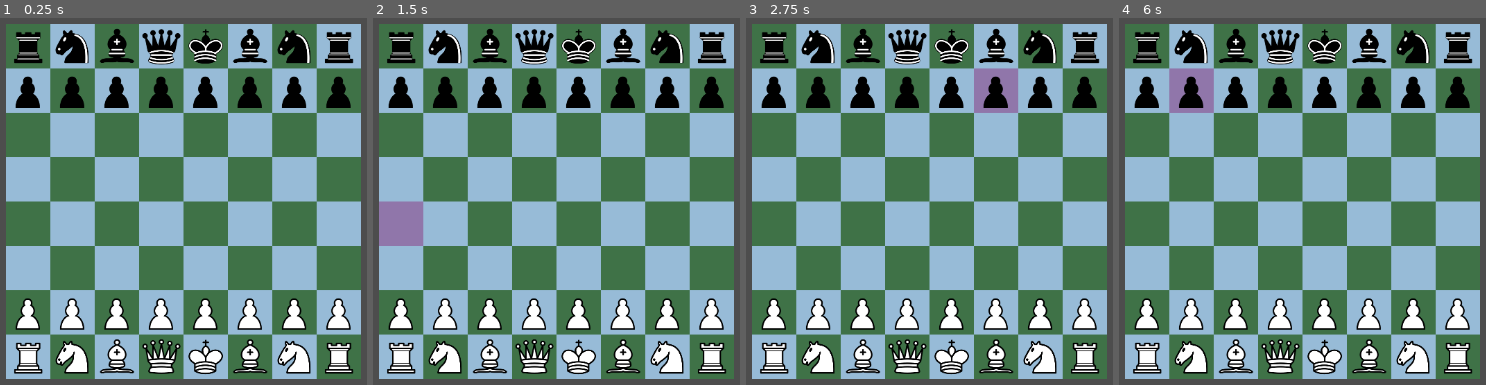
Above: before the commit, frames 1-4 (left to right).
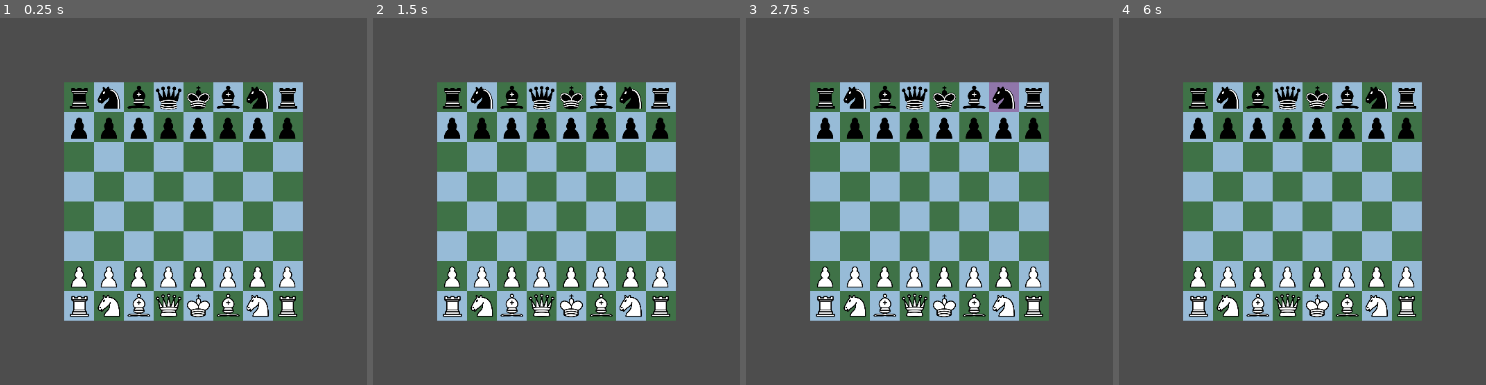
Above: after the commit, the same moments.

Repository: Steammake3/ChessV2
Game: Godot game, scene res://Scenes/board.tscn
Same seed, same stepped clock (60 frames per second), same inputs: the game is played once before the commit and once after it. The engine's default icon, where the game draws it, is replaced by a stand-in: a white triangle on a blue panel in a dark square.
Inputs (mouse positions are in pixels of both pictures, inside the frame that each line leads up to):
- Up to frame 1 (0.25 s): no input
- Up to frame 2 (1.5 s): tap Enter at 0.5 s; move the mouse to (732, 179) at 0.52 s; click (732, 179) at 0.67 s; tap Space at 1.25 s; move the mouse to (395, 223) at 1.27 s; click (395, 223) at 1.42 s
- Up to frame 3 (2.75 s): tap Enter at 2 s; move the mouse to (1010, 102) at 2.02 s; click (1010, 102) at 2.17 s
- Up to frame 4 (6 s): tap Space at 2.75, 4.25 s; move the mouse to (1262, 289) at 2.77 s; click (1262, 289) at 2.92 s; tap Enter at 3.5 s; move the mouse to (outside the picture) at 3.52 s; click (outside the picture) at 3.67 s; move the mouse to (outside the picture) at 4.27 s; click (outside the picture) at 4.42 s; move the mouse to (1342, 201) at 5.02 s; click (1342, 201) at 5.17 s; move the mouse to (1181, 87) at 5.77 s; click (1181, 87) at 5.92 s

The runs differ from the first frame. In frame 1, 75% of the frame differs, in the area x 1-99%, y 1-99%; in frame 2, 75%; in frame 3, 75%; in frame 4, 76%.

Commit message:
Did move choosing, promo rn is locked to Queen
Must add promo dialog (most likely it will just be a UI on top, not a moving one that spawns in

Diff:
--- a/Scenes/board.tscn
+++ b/Scenes/board.tscn
@@ -6,6 +6,7 @@
 script = ExtResource("1_tnbny")
 
 [node name="Camera2D" type="Camera2D" parent="."]
+zoom = Vector2(0.67, 0.67)
 
 [node name="Areas" type="Node2D" parent="."]
 
--- a/Scriptures/board.gd
+++ b/Scriptures/board.gd
@@ -4,14 +4,19 @@
 @export_color_no_alpha var light = Color("97bbd7")
 @export_color_no_alpha var dark = Color("3f7247")
 @export var TILE_SIZE : int = 64
+@export var animation_time : float = 1.0
+@export var SZ_STRONG : float = 0.125
+@export var variable_speed : bool = true
 
 const FEN : String = "rnbqkbnr/pppppppp/8/8/8/8/PPPPPPPP/RNBQKBNR w KQkq - 0 1"
 const tiler = preload("res://Scenes/tile_base.tscn")
 const piecer = preload("res://Scenes/physical_piece.tscn")
 
 var Game := GameState.new(FEN)
+var en_passant_handled := false
 var selection : int
 signal clear_prev_select(id : int)
+signal general_select(id : int)
 
 func setup_beginning():
 	var ts = TILE_SIZE
@@ -35,7 +40,7 @@
 	piece.position = Vector2((j-4)*ts+ts/2.0, (3-i)*ts+ts/2.0)
 	piece.name = "At%d" % (8*i+j)
 	piece.scale = Vector2(ts/170.0*scalar, ts/171.0*scalar)
-	piece.piece = int(Game.board[8*i+j])
+	piece.set_piece(int(Game.board[8*i+j]))
 	return piece
 
 func _draw() -> void:
@@ -43,25 +48,85 @@
 	for i in range(8):
 		for j in range(8):
 			draw_rect(Rect2((i-4)*ts, (j-4)*ts, ts, ts), light if (i+j)%2 else dark)
-	if Game.en_passant != -1:
+	if Game.en_passant != -1 and not en_passant_handled:
 		var piece : PhysicalPiece = new_piece_at(int(Game.en_passant / 8.0), Game.en_passant%8, ts, 0.5)
+		piece.name = "AtEP"
+		piece.en_passant_repr = Game.en_passant
 		piece.modulate.a = 0.5
 		const Pieces = PhysicalPiece.Pieces
-		piece.piece = Pieces.Pawn | (Pieces.Black if Game.en_passant>31 else Pieces.White)
+		piece.set_piece(Pieces.Pawn | (Pieces.Black if Game.en_passant>31 else Pieces.White))
 		piece.rotation  = TAU/2.0
 		$Pieces.add_child(piece)
+		en_passant_handled = true
+	if Game.en_passant==-1 and en_passant_handled:
+		get_node("Pieces/AtEP").queue_free()
+		en_passant_handled = false
 
 func _ready() -> void:
 	Game.position_changed.connect(_on_position_changed)
 	clear_prev_select.connect(_on_select_cleared)
+	general_select.connect(_on_general_selection)
 	setup_beginning()
 	print(Game.repr())
 
-func _on_position_changed():
-	#TODO : Do piece moving logic
-	pass
+func _on_position_changed(explicit_moves, promod):
+	if promod>0:
+		await move_piece(explicit_moves[0])
+		get_node("Pieces/At%d" % explicit_moves[0].end_sq).set_piece(promod)
+	elif promod==-1:
+		for move in explicit_moves: move_piece(move)
+	elif promod==0:
+		await move_piece(explicit_moves[0])
+		var piece : PhysicalPiece = new_piece_at(int(Game.en_passant / 8.0), Game.en_passant%8, TILE_SIZE, 0.5)
+		piece.name = "AtEP"
+		piece.en_passant_repr = Game.en_passant
+		piece.modulate.a = 0.5
+		const Pieces = PhysicalPiece.Pieces
+		piece.set_piece(Pieces.Pawn | (Pieces.Black if Game.en_passant>31 else Pieces.White))
+		piece.rotation  = TAU/2.0
+		$Pieces.add_child(piece)
 
 func _on_select_cleared(post):
-	if post==-1: return
+	if post==-1: selection=-1; return
 	if Helper.color_of_piece(Game.board[post])==Game.current_move:
 		selection = post
+
+func _on_general_selection(post):
+	if selection!=-1:
+		Game.playmove(Move.new(selection, post))
+		emit_signal("clear_prev_select", -1)
+
+func move_piece(move : Move):
+	var ts = TILE_SIZE
+	var start_piece = get_node("Pieces/At%d" % move.start_sq)
+	var o_scale = start_piece.scale
+
+	var end_vec = Helper.index_to_vec(move.end_sq)
+	end_vec = Vector2((end_vec.x-4)*ts+ts/2.0, (3-end_vec.y)*ts+ts/2.0)
+	var anim_time = Helper.index_to_vec(move.end_sq).distance_to(Helper.index_to_vec(move.start_sq))
+	var x = anim_time/(8*sqrt(2))
+	anim_time = animation_time/(1-0.3*(1-x)*(1-x)) if variable_speed else animation_time
+
+	var tween = create_tween().set_parallel(true)
+	tween.tween_property(start_piece, "position", end_vec, anim_time) \
+		.set_trans(Tween.TRANS_CUBIC).set_ease(Tween.EASE_IN_OUT)
+	#Scale bruh
+	tween.tween_method(
+		func(x):
+			if not start_piece: return
+			var factor = 1 + SZ_STRONG - 16 * SZ_STRONG * pow(x - 0.5, 4)
+			start_piece.scale = o_scale * factor,
+	0.0, 1.0, anim_time).set_trans(Tween.TRANS_LINEAR).set_ease(Tween.EASE_IN_OUT)
+
+	await tween.finished
+	var captured = get_node_or_null("Pieces/At%d" % move.end_sq)
+	var en_passnt = get_node_or_null("Pieces/AtEP")
+	if en_passnt:
+		if move.end_sq==en_passnt.en_passant_repr:
+			get_node("Pieces/AtEP").queue_free()
+	elif captured:
+		captured.name = "MeantToDie"
+		captured.queue_free()
+
+	if move.start_sq==move.end_sq: start_piece.queue_free()
+	start_piece.name = "At%d" % move.end_sq
--- a/Scriptures/game_state.gd
+++ b/Scriptures/game_state.gd
@@ -134,9 +134,9 @@
 				explicit_moves.append(move.cleaned())
 				match int(kingside)*2+int(black_is):
 					0: explicit_moves.append(Move.new(0,3))
-					1: explicit_moves.append(Move.new(56,59))
+					3: explicit_moves.append(Move.new(56,59))
 					2: explicit_moves.append(Move.new(7,5))
-					3: explicit_moves.append(Move.new(63,61))
+					1: explicit_moves.append(Move.new(63,61))
 			else: explicit_moves.append(move.cleaned())
 		Pieces.Rook:
 			if start==(63 if black_is else 7): self.castling_rights &= 15-(0b10 << (int(black_is)*2))
@@ -154,6 +154,8 @@
 			if abs(end-start)==16: #Double Pawn Push
 				explicit_moves.append(move.cleaned())
 				self.en_passant = start+(-8 if black_is else 8)
+				promod = true
+				promo = 13
 			else: explicit_moves.append(move.cleaned())
 		_:
 			explicit_moves.append(move.cleaned())
@@ -165,9 +167,10 @@
 	if explicit_moves:
 		for mov in explicit_moves: _explicitly_move(mov)
 
-	if promod: self.board[end] = PROMOMAP[promo] | self.current_move
+	if promod:
+		if promo!=13: self.board[end] = PROMOMAP[promo] | self.current_move
 
-	emit_signal("position_changed", explicit_moves, PROMOMAP[move.promo] if promod else -1)
+	emit_signal("position_changed", explicit_moves, (PROMOMAP[promo] | self.current_move if promo!=13 else 0) if promod else -1)
 	current_move = Pieces.Black if current_move == Pieces.White else Pieces.White
 	return true
 
--- a/Scriptures/physical_piece.gd
+++ b/Scriptures/physical_piece.gd
@@ -29,14 +29,16 @@
 const legal = preload("res://Pieces/legal.png")
 
 @export var board : Board
-@export_enum("King:1", "Queen:2", "Bishop:3", "Rook:4", "Knight:5", "Pawn:6") var type : int = 6
-@export_enum("White:8", "Black:16") var side : int = 8
 
-var piece : int = side | type
+signal piece_change
+var piece : int = 14
+var en_passant_repr := -1
 
-func _process(delta: float) -> void:
-	if not piece&7:
-		self.queue_free()
+func _ready() -> void:
+	piece_change.connect(_piece_changed)
+	piece_change.emit()
+
+func _piece_changed():
 	const texture_mapping = {
 		9 : WK,
 		10 : WQ,
@@ -51,3 +53,8 @@
 		21 : BN,
 		22 : BP}
 	$PieceImg.texture = texture_mapping[piece]
+
+func set_piece(pieced):
+	if pieced==piece: return
+	piece=pieced
+	emit_signal("piece_change")
--- a/Scriptures/tile_base.gd
+++ b/Scriptures/tile_base.gd
@@ -19,8 +19,12 @@
 		if event.button_index == MOUSE_BUTTON_LEFT and $Hovered.visible and event.pressed:
 			var piece = board.Game.board[pos_]
 
-			if Helper.is_empty(piece): return
-			if Helper.color_of_piece(piece) != board.Game.current_move: return
+			if Helper.is_empty(piece):
+				board.emit_signal("general_select", pos_)
+				return
+			if Helper.color_of_piece(piece) != board.Game.current_move:
+				board.emit_signal("general_select", pos_)
+				return
 
 			board.emit_signal("clear_prev_select", pos_)
 			$Selected.visible = not $Selected.visible
